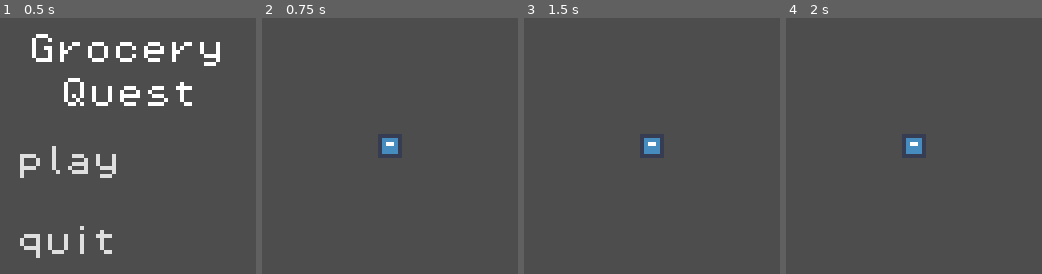
Above: before the commit, frames 1-4 (left to right).
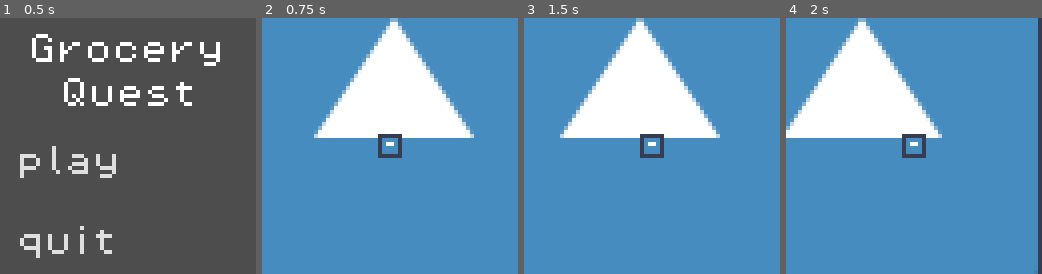
Above: after the commit, the same moments.

Repository: GaetanoRe/GroceryQuest
Game: Godot game, scene res://scenes/UI/main_menu.tscn
Two runs of this game, one before a commit and one after it. Both use one fixed random seed, a clock stepped at 60 frames per second and the inputs below. The engine's default icon, where the game draws it, is replaced by a stand-in: a white triangle on a blue panel in a dark square.
Inputs:
- Up to frame 1 (0.5 s): no input
- Up to frame 2 (0.75 s): click "play" at 0.5 s
- Up to frame 3 (1.5 s): tap Enter at 1.25 s; hold D (walk_right) from 1.28 s (still down)
- Up to frame 4 (2 s): keep holding D (walk_right)

Frame 1 is identical in both runs. In frame 2, 99% of the frame differs, in the area x 0-100%, y 0-100%; in frame 3, 99%; in frame 4, 98%.

Commit message:
fixed movement to test.

Diff:
--- a/scenes/main_scene.tscn
+++ b/scenes/main_scene.tscn
@@ -1,9 +1,14 @@
-[gd_scene load_steps=3 format=3 uid="uid://cd7ecr112ptl3"]
+[gd_scene load_steps=4 format=3 uid="uid://cd7ecr112ptl3"]
 
 [ext_resource type="Script" path="res://scripts/main_scene.gd" id="1_l64jn"]
+[ext_resource type="Texture2D" uid="uid://cmr1yfws58ofn" path="res://icon.svg" id="2_2lpov"]
 [ext_resource type="PackedScene" uid="uid://bilijqk4xkux4" path="res://scenes/player/player.tscn" id="2_dbbno"]
 
 [node name="MainScene" type="Node"]
 script = ExtResource("1_l64jn")
 
+[node name="Icon" type="Sprite2D" parent="."]
+position = Vector2(1, -4)
+texture = ExtResource("2_2lpov")
+
 [node name="Player" parent="." instance=ExtResource("2_dbbno")]
--- a/scripts/player/player.gd
+++ b/scripts/player/player.gd
@@ -12,7 +12,7 @@
 
 func _physics_process(delta):
 
-	var direction = Input.get_vector("left", "right", "up", "down")
+	var direction = Input.get_vector("walk_left", "walk_right", "walk_up", "walk_down")
 
 	velocity.x = direction.x * SPEED
 	velocity.y = direction.y * SPEED
